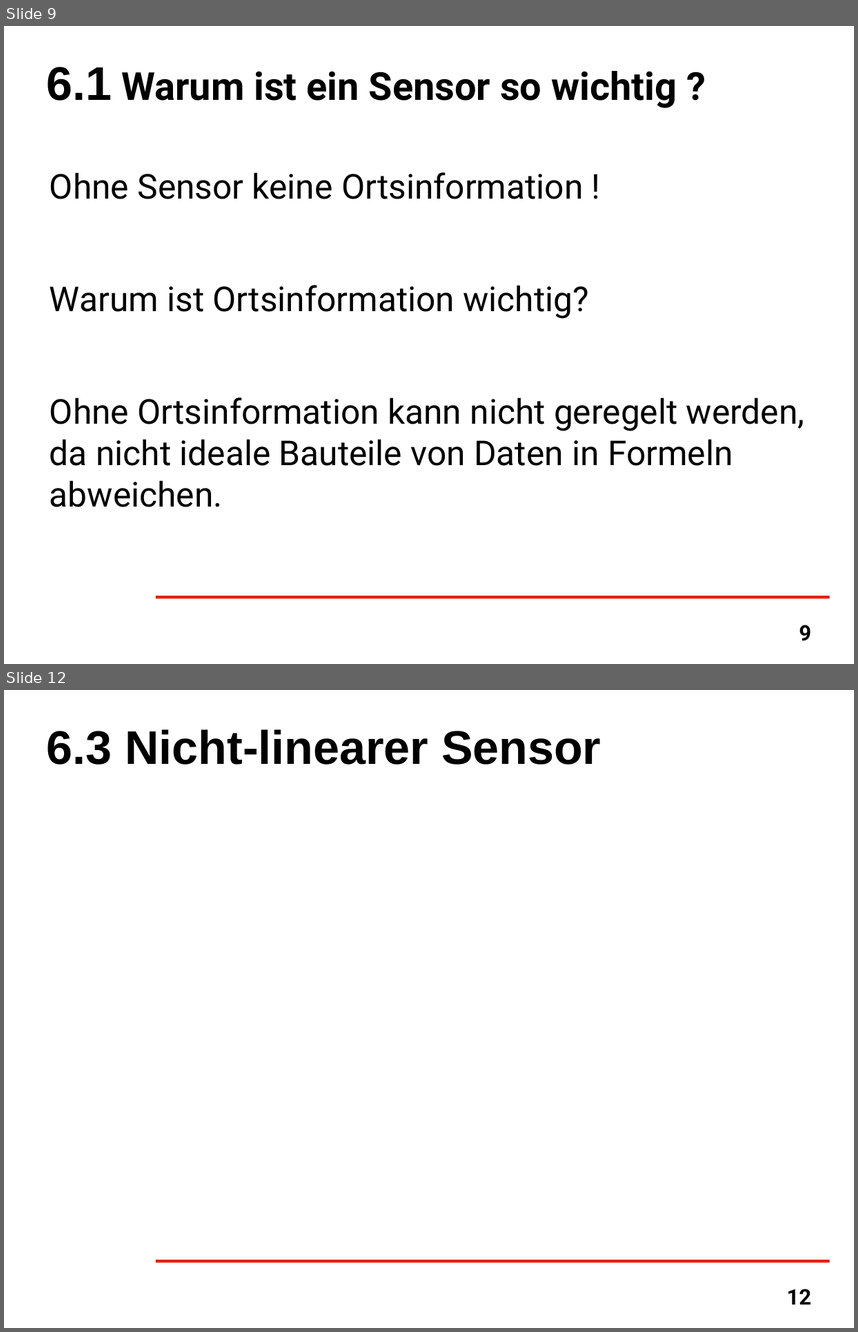
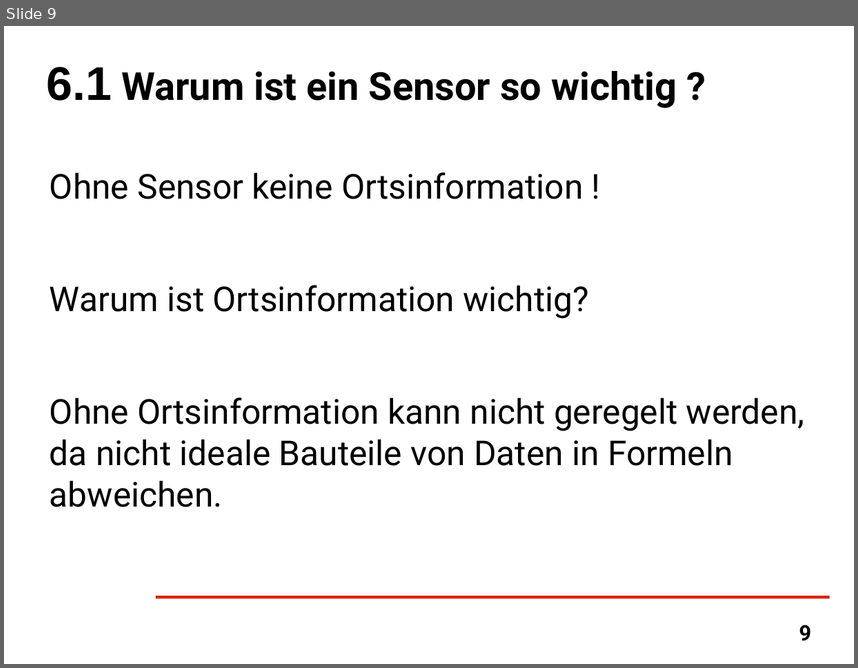
Before and after one commit to kizzm/syt_ss13, a slide deck: Vortrag.odp. Shown one above the other, each under a label of ours: slides 9 and 12 before the commit, slide 9 after it; the slides between them are not shown. The pictures are 858x1332 and 858x668 pixels, drawn with LibreOffice and Linux fonts; fonts in the diff are those of the drawing; background and template pictures are left out. Boxes give left, top, right and bottom in pixels: in the first picture for what was removed or moved away, otherwise in the second. Text is boxed around its words. In the diff, an @@ line names an element or a change of style, - is before the commit and + after.

```diff
--- a/Vortrag.odp
+++ b/Vortrag.odp
@@ slide 12 removed at (4, 690, 854, 1328), background #FFFFFF; not listed: 1 template element that a slide beside it also shows @@
@@ title removed at (47, 729, 601, 765) @@
-6.3 Nicht-linearer Sensor
@@ page number removed at (787, 1288, 812, 1304) @@
-12
```
Also in this commit, not shown: 7 slides changed, 2 slides added, 2 other slides removed, 10 other files.
